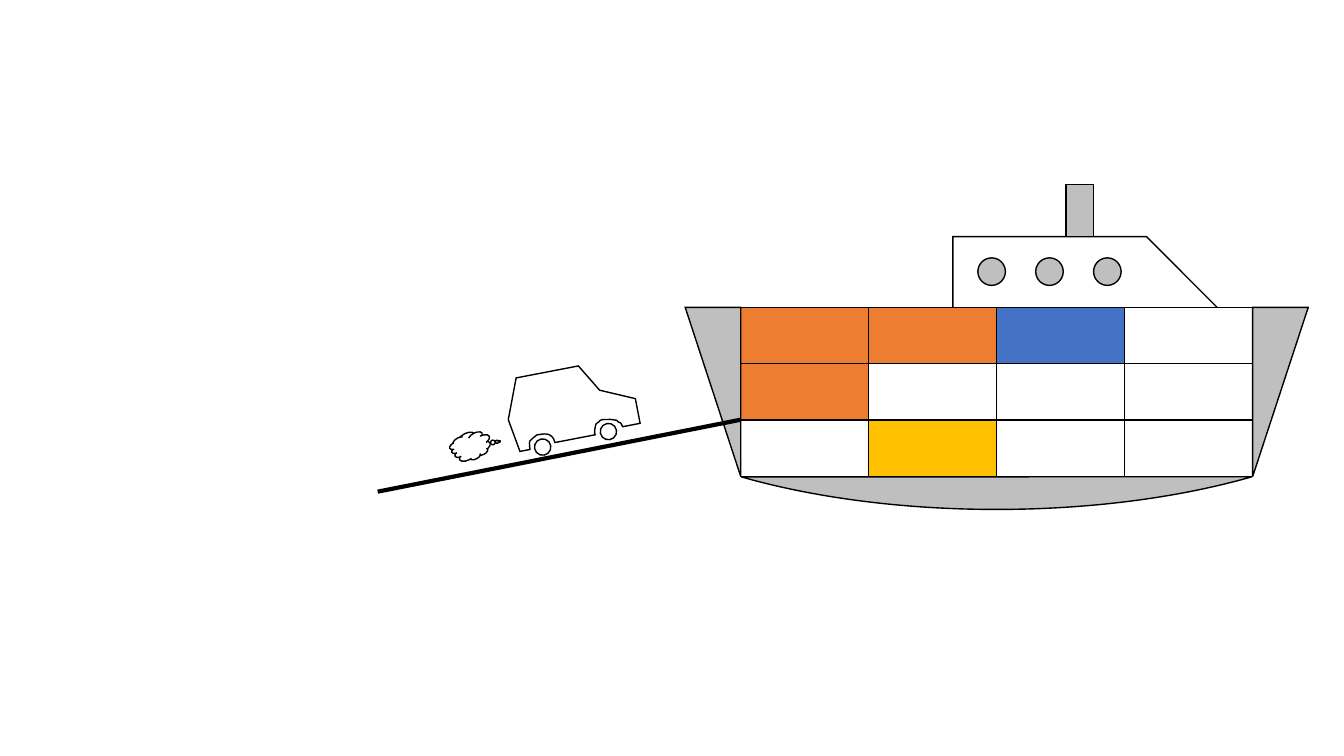
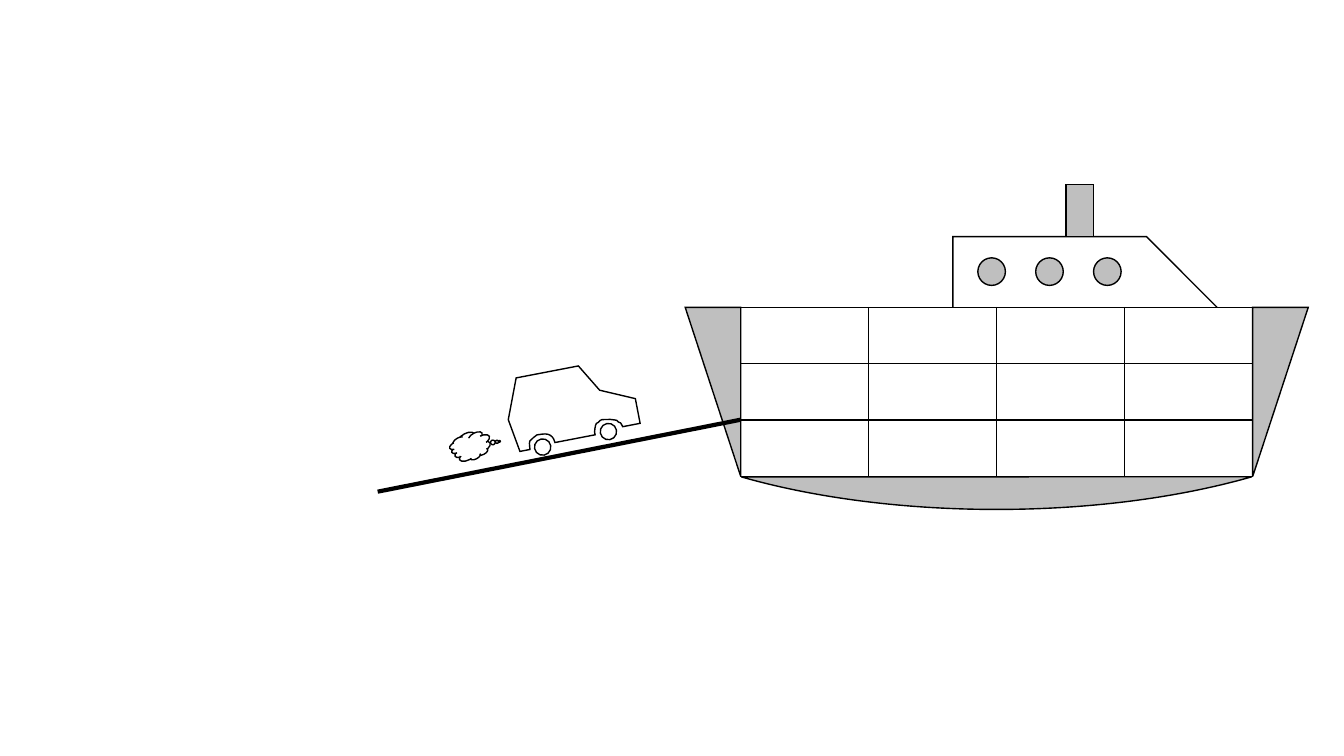
Before and after one commit to r-kurosu/kline_new, a slide deck: slide 2 of きよし＿船.pptx. Drawn at 1344x756 pixels with LibreOffice and Linux fonts; fonts in the diff are those of the drawing. Boxes give left, top, right and bottom in pixels: in the first picture for what was removed or moved away, otherwise in the second. Text is boxed around its words. In the diff, an @@ line names an element or a change of style, - is before the commit and + after.

```diff
--- a/きよし＿船.pptx
+++ b/きよし＿船.pptx
@@ table at bbox=[741, 308, 1253, 477] @@
@@ fill #ED7D31 to #FFFFFF in 3 cells @@
@@ fill #4472C4 to #FFFFFF in row 1, column 3 @@
@@ fill #FFC000 to #FFFFFF in row 3, column 2 @@
```
Also in this commit, not shown: 3 slides added, 2 slides removed, 3 other files.
